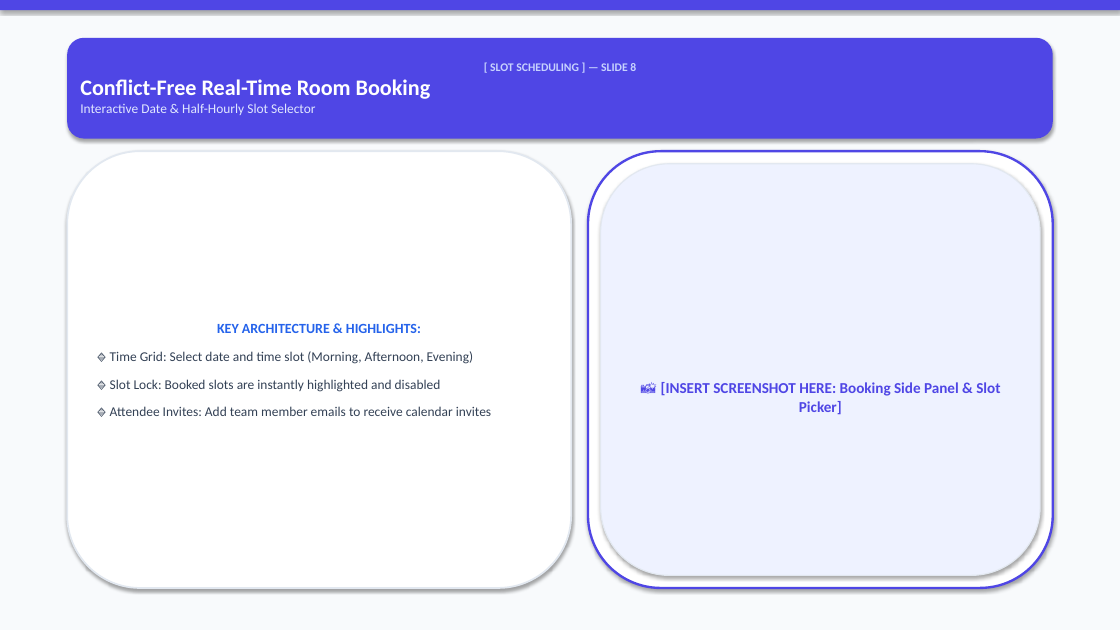
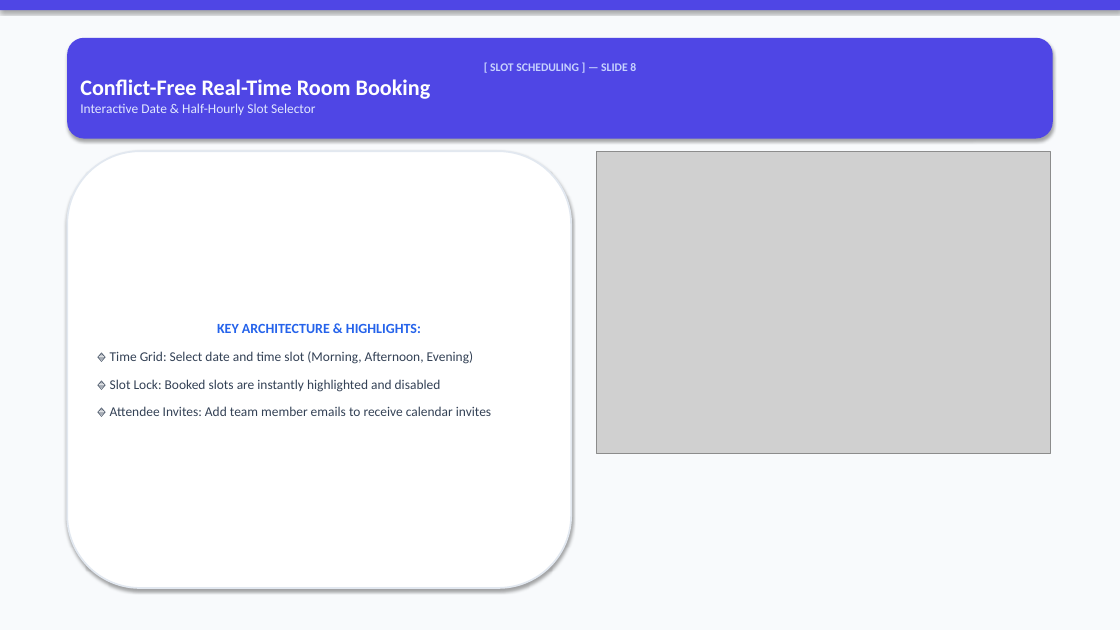
Before and after one commit to VishalMishraCSE/meeting-room-booking-system, a slide deck: slide 8 of document/PRESENTATION_DECK_SLIDES.pptx. Drawn at 1120x630 pixels with LibreOffice and Linux fonts; fonts in the diff are those of the drawing; grey boxes stand for pictures. Boxes give left, top, right and bottom in pixels: in the first picture for what was removed or moved away, otherwise in the second. Text is boxed around its words. In the diff, an @@ line names an element or a change of style, - is before the commit and + after.

Commit message:
docs: generate visual graphic cards and attach images directly onto EVERY slide (Slides 1-18) in PowerPoint deck

```diff
--- a/document/PRESENTATION_DECK_SLIDES.pptx
+++ b/document/PRESENTATION_DECK_SLIDES.pptx
@@ rounded rectangle removed at (588,151,1053,588) @@
@@ picture added at (597,151,1050,454) @@
@@ rounded rectangle removed at (601,164,1040,576) @@
-📸 [INSERT SCREENSHOT HERE: Booking Side Panel & Slot Picker]
```
Also in this commit, not shown: 17 other slides changed, 17 other files.
